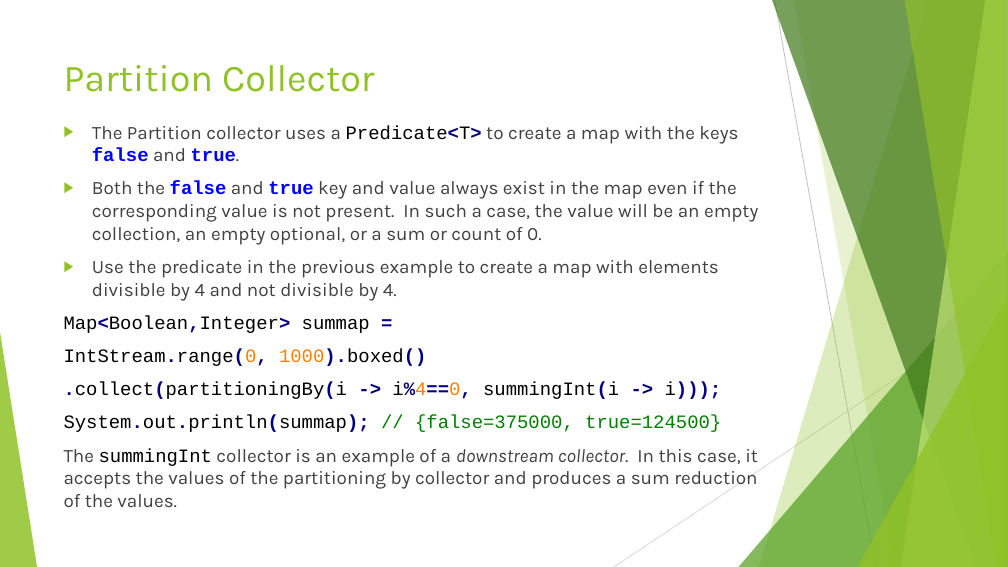
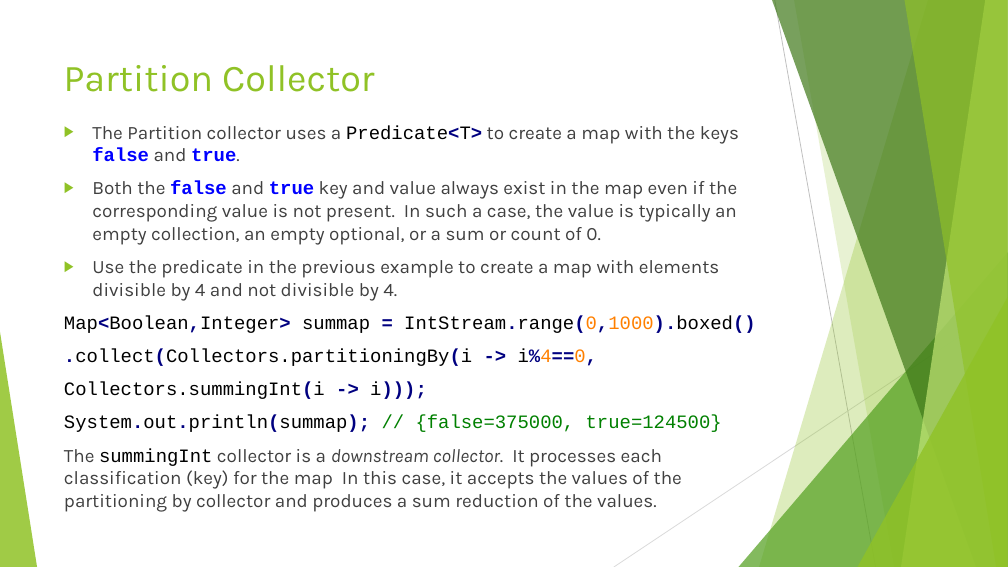
Before and after one commit to RichardRoda/2017-CodePaLOUsa-Lambda, a slide deck: slide 40 of Learning to Love the Lambda in the Stream.pptx. Drawn at 1008x567 pixels with LibreOffice and Linux fonts; fonts in the diff are those of the drawing. Boxes give left, top, right and bottom in pixels: in the first picture for what was removed or moved away, otherwise in the second. Text is boxed around its words. In the diff, an @@ line names an element or a change of style, - is before the commit and + after.

Commit message:
Correct error where Predicate<T> was used for an IntStream that would use IntPredicate.  Rearrange the slide about reductions to be with the other slides for terminal operations.

```diff
--- a/Learning to Love the Lambda in the Stream.pptx
+++ b/Learning to Love the Lambda in the Stream.pptx
@@ text at box(92, 181, 737, 245): text changed @@
-▶ Both the false and true key and value always exist in the map even if the corresponding value is not present. In such a case, the value will be an empty collection, an empty optional, or a sum or count of 0.
+▶ Both the false and true key and value always exist in the map even if the corresponding value is not present. In such a case, the value is typically an empty collection, an empty optional, or a sum or count of 0.
@@ text at box(64, 316, 756, 399): text changed @@
-Map<Boolean,Integer> summap =
-IntStream.range(0, 1000).boxed()
-.collect(partitioningBy(i -> i%4==0, summingInt(i -> i)));
+Map<Boolean,Integer> summap = IntStream.range(0,1000).boxed()
+.collect(Collectors.partitioningBy(i -> i%4==0,
+Collectors.summingInt(i -> i)));
@@ text at box(64, 448, 682, 512): text changed @@
-The summingInt collector is an example of a downstream collector. In this case, it accepts the values of the partitioning by collector and produces a sum reduction of the values.
+The summingInt collector is a downstream collector. It processes each classification (key) for the map In this case, it accepts the values of the partitioning by collector and produces a sum reduction of the values.
```
Also in this commit, not shown: 11 other slides changed, 1 other file.
